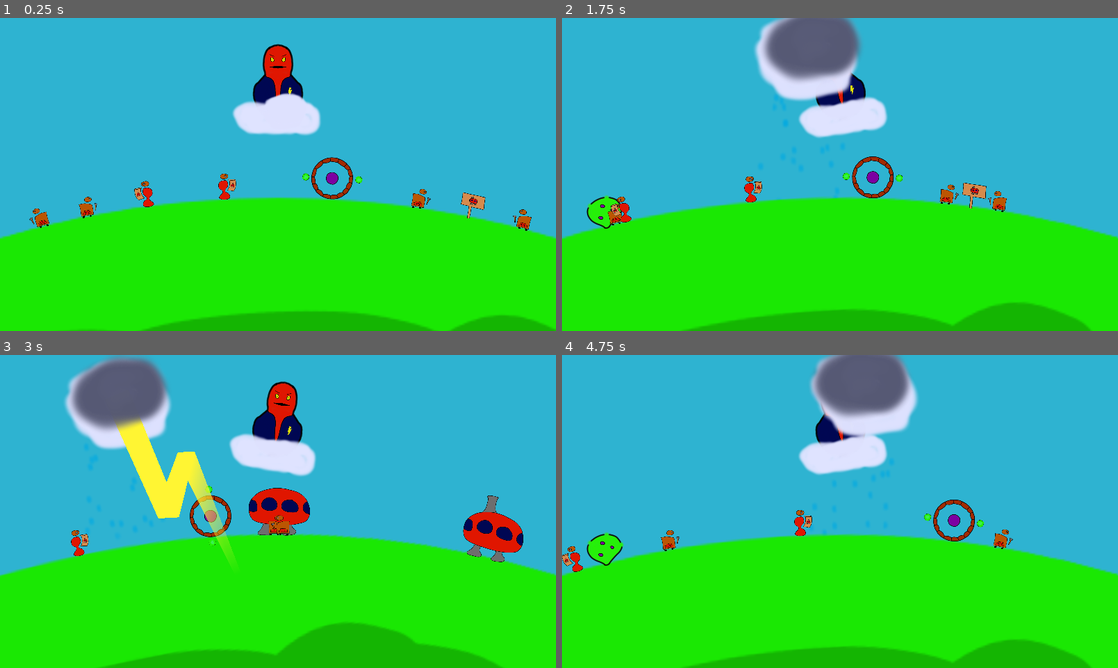
Above: before the commit, frames 1-4 (two rows, left to right).
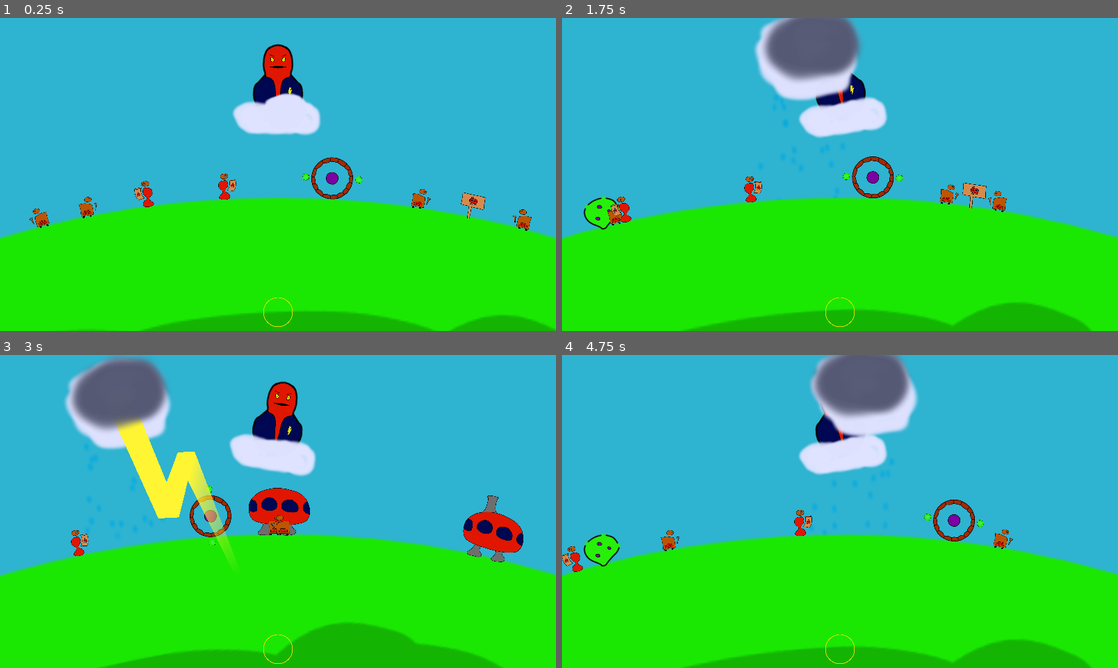
Above: after the commit, the same moments.

Repository: MANM-ANMM/jam_orage_o_rage
Game: Godot game, scene res://scene/main.tscn
Same seed, same stepped clock (60 frames per second), same inputs: the game is played once before the commit and once after it.
Inputs (mouse positions are in pixels of both pictures, inside the frame that each line leads up to):
- Up to frame 1 (0.25 s): no input
- Up to frame 2 (1.75 s): tap Enter (ui_accept) at 0.5, 0.77, 1.52 s; move the mouse to (962, 158) at 0.52 s; hold Right (move_right) 0.53-1.28 s; click (962, 158) at 0.6 s; move the mouse to (728, 190) at 1.27 s; hold Left (move_left) from 1.28 s (still down); click (728, 190) at 1.35 s
- Up to frame 3 (3 s): move the mouse to (333, 442) at 2.02 s; release Left (move_left) at 2.03 s; hold Right (move_right) from 2.03 s (still down); click (333, 442) at 2.1 s; move the mouse to (250, 574) at 2.77 s; click (250, 574) at 2.85 s
- Up to frame 4 (4.75 s): tap Enter (ui_accept) at 3.02, 3.77, 4.52 s; move the mouse to (1006, 558) at 3.52 s; release Right (move_right) at 3.53 s; hold Left (move_left) from 3.53 s (still down); click (1006, 558) at 3.6 s; move the mouse to (673, 464) at 4.27 s; click (673, 464) at 4.35 s

The runs differ from the first frame. In frame 1, less than 0.1% of the frame differs, in the area x 47-53%, y 89-99%; in frame 2, 0.2%; in frame 3, less than 0.1%; in frame 4, 0.3%, in the area x 3-53%, y 56-99%.

Commit message:
Orbit zapper

Diff:
--- /dev/null
+++ b/scene/constructions/adeptes/pod_orbital_zapper.tscn
@@ -0,0 +1,22 @@
+[gd_scene load_steps=5 format=3 uid="uid://de7gbvargjvnp"]
+
+[ext_resource type="Script" path="res://script/constructions/pod_orbital_canon.gd" id="1_emlx4"]
+[ext_resource type="PackedScene" uid="uid://b2jicdxmwtxqx" path="res://scene/constructions/adeptes/zapper.tscn" id="2_s6l7g"]
+[ext_resource type="Texture2D" uid="uid://inqqxy2mgg6x" path="res://sprite/construction/zapper.png" id="3_7dlad"]
+
+[sub_resource type="CircleShape2D" id="CircleShape2D_mo40i"]
+radius = 14.0
+
+[node name="PodOrbitalZapper" type="CharacterBody2D"]
+collision_layer = 0
+script = ExtResource("1_emlx4")
+chantier = ExtResource("2_s6l7g")
+
+[node name="CollisionShape2D" type="CollisionShape2D" parent="."]
+position = Vector2(1, -14)
+shape = SubResource("CircleShape2D_mo40i")
+
+[node name="0" type="Sprite2D" parent="."]
+position = Vector2(0, -25)
+scale = Vector2(0.05, 0.05)
+texture = ExtResource("3_7dlad")
--- /dev/null
+++ b/scene/constructions/adeptes/spawner_zapper.tscn
@@ -0,0 +1,19 @@
+[gd_scene load_steps=4 format=3 uid="uid://cqce6iib1gkdx"]
+
+[ext_resource type="Script" path="res://script/constructions/spawner_zapper.gd" id="1_aettg"]
+[ext_resource type="Texture2D" uid="uid://3hyb0v5ecqeq" path="res://sprite/ciblage_foudre.png" id="1_wsmb0"]
+
+[sub_resource type="CircleShape2D" id="CircleShape2D_s8se8"]
+radius = 12.0
+
+[node name="SpawnerZapper" type="StaticBody2D"]
+collision_layer = 16
+collision_mask = 0
+script = ExtResource("1_aettg")
+
+[node name="CollisionShape2D" type="CollisionShape2D" parent="."]
+shape = SubResource("CircleShape2D_s8se8")
+
+[node name="CiblageFoudre" type="Sprite2D" parent="."]
+scale = Vector2(0.025, 0.025)
+texture = ExtResource("1_wsmb0")
--- a/scene/main.tscn
+++ b/scene/main.tscn
@@ -1,12 +1,15 @@
-[gd_scene load_steps=17 format=3 uid="uid://dpf6w7nhftecy"]
+[gd_scene load_steps=20 format=3 uid="uid://dpf6w7nhftecy"]
 
 [ext_resource type="PackedScene" uid="uid://cipx2fu5v6v3s" path="res://scene/eclair.tscn" id="1_i5wbh"]
 [ext_resource type="Script" path="res://script/main.gd" id="1_rtxvy"]
 [ext_resource type="PackedScene" uid="uid://cifcn4sdgqepo" path="res://scene/planete.tscn" id="3_bfyms"]
 [ext_resource type="PackedScene" uid="uid://3c52545gaet2" path="res://scene/player.tscn" id="4_d6ngq"]
 [ext_resource type="PackedScene" uid="uid://bjyjef8wd85i3" path="res://scene/constructions/adeptes/chantier_temple.tscn" id="5_f7pyk"]
+[ext_resource type="PackedScene" uid="uid://cqce6iib1gkdx" path="res://scene/constructions/adeptes/spawner_zapper.tscn" id="5_qqrkc"]
 [ext_resource type="PackedScene" uid="uid://b0rirvskmpf7i" path="res://scene/personnages/adeptes/adepte_constructeur.tscn" id="5_vn2rs"]
+[ext_resource type="Script" path="res://script/constructions/spawner_canon_orbit.gd" id="6_50uk2"]
 [ext_resource type="PackedScene" uid="uid://do855p11p6w40" path="res://scene/constructions/adeptes/temple.tscn" id="6_556qx"]
+[ext_resource type="PackedScene" uid="uid://de7gbvargjvnp" path="res://scene/constructions/adeptes/pod_orbital_zapper.tscn" id="7_l3wa2"]
 [ext_resource type="PackedScene" uid="uid://beksk6ijkp4rg" path="res://scene/constructions/apostats/maison.tscn" id="7_rnyke"]
 [ext_resource type="PackedScene" uid="uid://dgx465jyd2y5w" path="res://scene/personnages/adeptes/adepte_pose_chantier.tscn" id="7_xuc5i"]
 [ext_resource type="PackedScene" uid="uid://c7ti6hy0gaycc" path="res://scene/constructions/apostats/canon.tscn" id="8_2wgpj"]
@@ -33,6 +36,13 @@
 [node name="Eclair" parent="Planete/Player" instance=ExtResource("1_i5wbh")]
 position = Vector2(0, -1000)
 points = PackedVector2Array(0, 0, -60.1731, 186.45, 74.5781, 139.765, 14.405, 326.215)
+
+[node name="SpawnerZapper" parent="Planete/Player" instance=ExtResource("5_qqrkc")]
+position = Vector2(0, -706)
+
+[node name="OrbitalZapper" type="Node2D" parent="Planete/Player"]
+script = ExtResource("6_50uk2")
+scene_orbit = ExtResource("7_l3wa2")
 
 [node name="batiments" type="Node2D" parent="Planete"]
 
@@ -95,3 +105,5 @@
 [node name="SpawnerCanonOrbit" parent="Planete/orbit" instance=ExtResource("14_jr4nh")]
 
 [node name="CiblageFoudre" parent="." instance=ExtResource("11_bpmg8")]
+
+[connection signal="spawn_zapper" from="Planete/Player/SpawnerZapper" to="Planete/Player/OrbitalZapper" method="drop_package"]
--- a/script/constructions/pod_orbital_canon.gd
+++ b/script/constructions/pod_orbital_canon.gd
@@ -3,6 +3,9 @@
 @onready var planete : Node2D = get_parent()
 const puissance_gravite := 100.0
 @export var chantier : PackedScene
+
+func _process(delta):
+	rotation = up_direction.rotated(-PI/2).angle()
 
 func _physics_process(delta):
 	up_direction = (planete.global_position - global_position).normalized()
@@ -17,4 +20,5 @@
 func spawn_chantier(pos):
 		var c := chantier.instantiate()
 		c.global_position = pos
+		c.global_rotation = global_rotation
 		Nodes.node_batiments.add_child(c)
--- /dev/null
+++ b/script/constructions/spawner_zapper.gd
@@ -0,0 +1,6 @@
+extends StaticBody2D
+
+signal spawn_zapper(pos)
+
+func subir_foudre(foudre:int):
+	spawn_zapper.emit(global_position)
